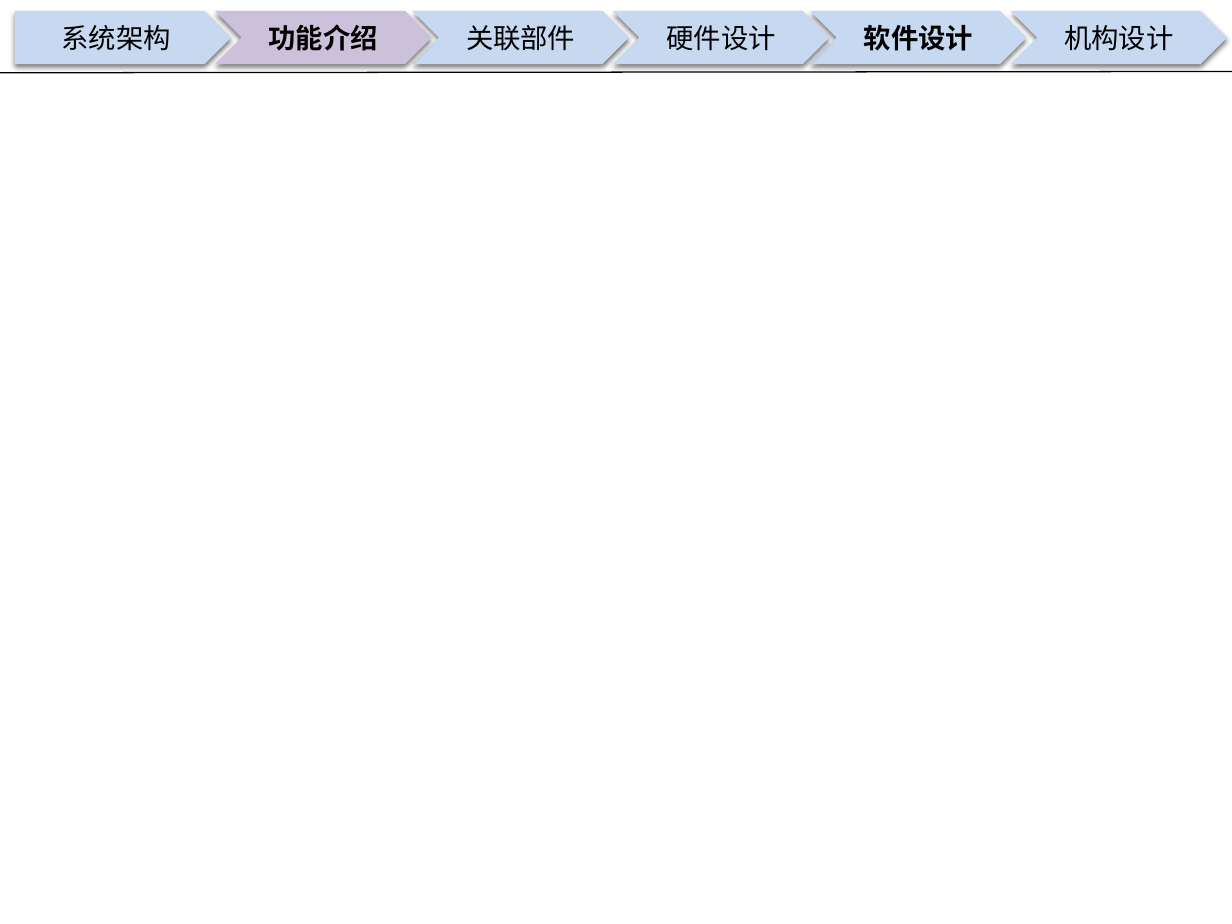
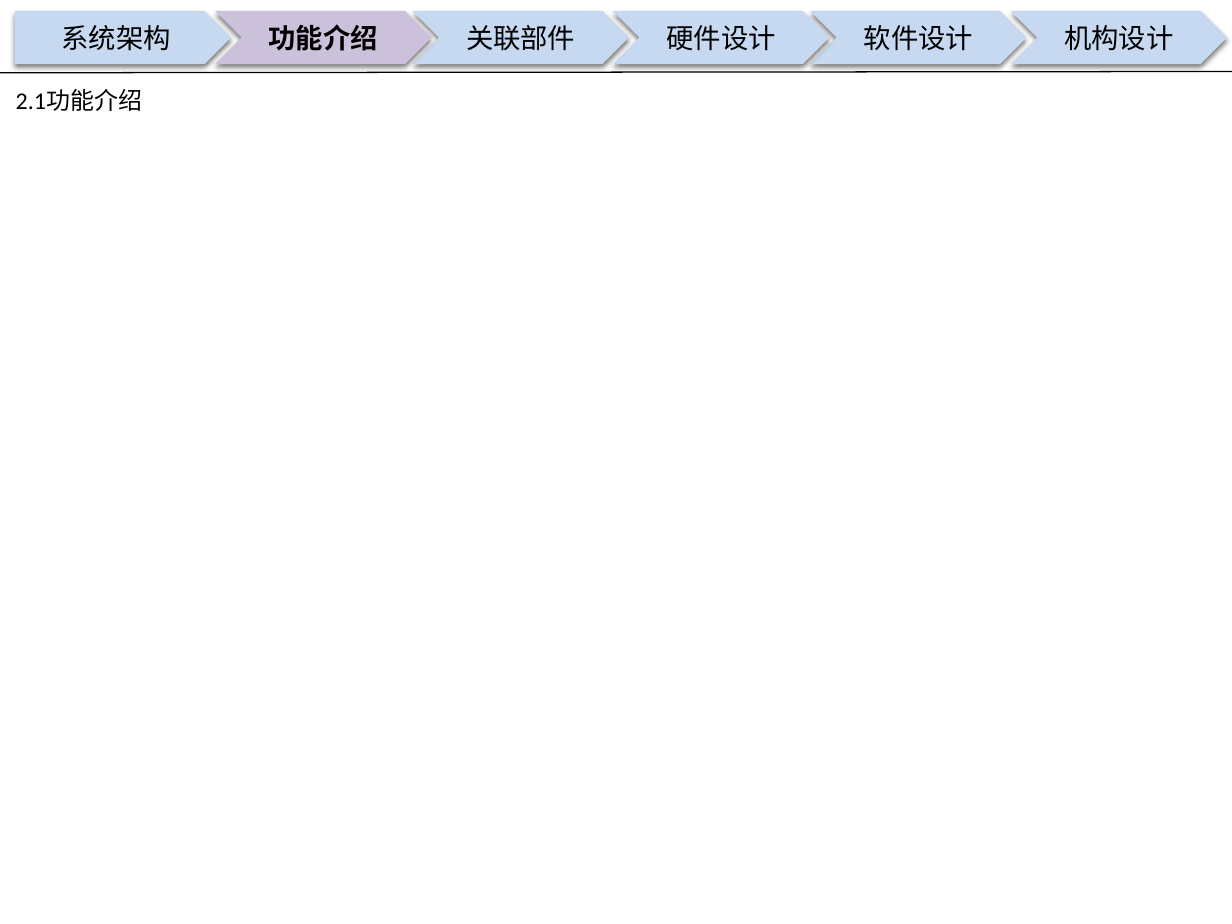
Before and after one commit to guruquan887/VAD01, a slide deck: slide 5 of 01需求分析/docs/specs/00APU设计构想书-VAD01-20180126.pptx (slide 3 before the commit). Drawn at 1232x924 pixels with LibreOffice and Linux fonts; fonts in the diff are those of the drawing; background and template pictures are left out. Boxes give left, top, right and bottom in pixels: in the first picture for what was removed or moved away, otherwise in the second. Text is boxed around its words. In the diff, an @@ line names an element or a change of style, - is before the commit and + after.

Commit message:
00APU设计构想书-VAD01-20180126
00APU设计构想书-VAD01-20180126

```diff
--- a/01需求分析/docs/specs/00APU设计构想书-VAD01-20180126.pptx
+++ b/01需求分析/docs/specs/00APU设计构想书-VAD01-20180126.pptx
@@ chevron "软件设计" at (x1=809, y1=11, x2=1026, y2=64): bold off @@
@@ text added at (x1=16, y1=89, x2=142, y2=111), 14 pt, text #000000 @@
+2.1功能介绍
```
Also in this commit, not shown: 6 other slides changed, 3 slides added, 5 other files.
